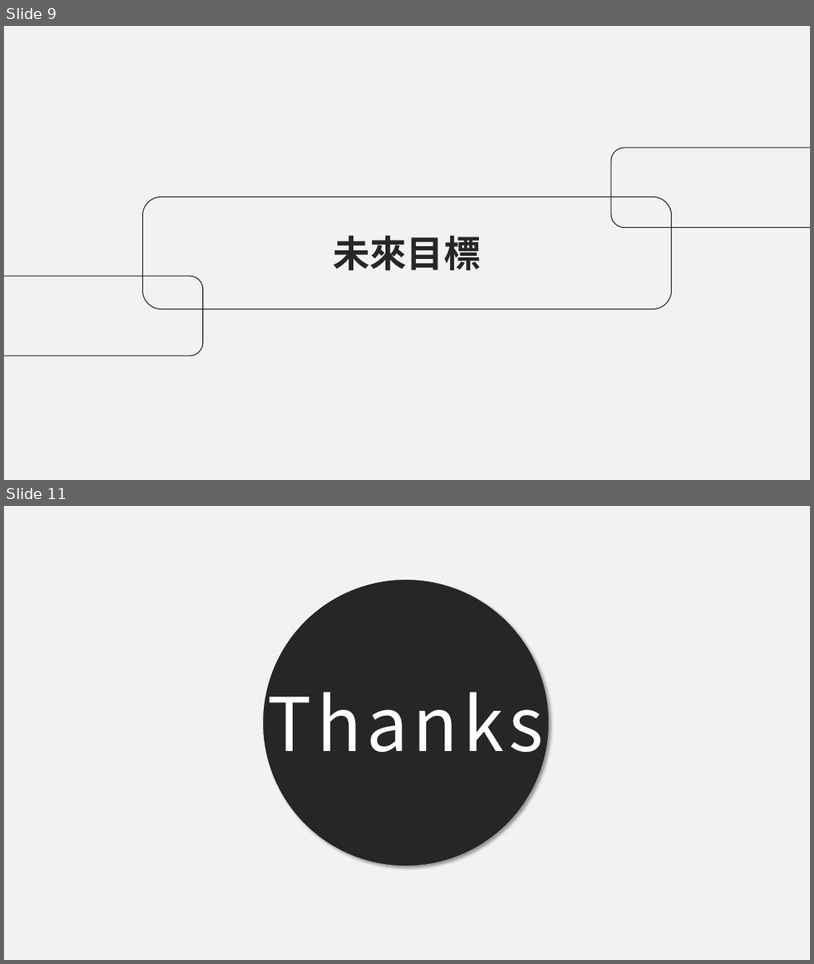
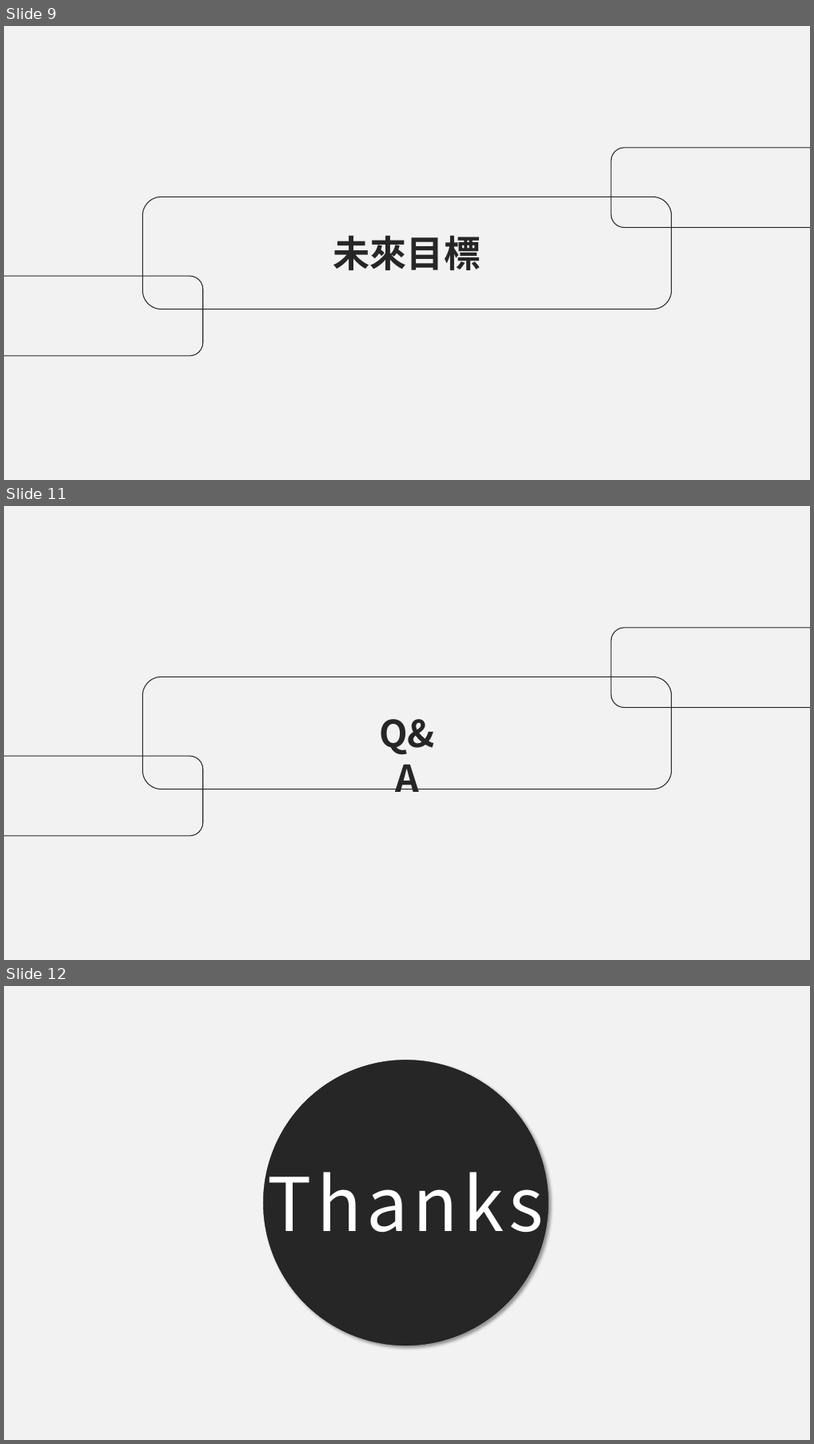
Before and after one commit to AvisTsai/project_pets, a slide deck: 專題文件/四技第110403組-Dearfurkid_簡報.pptx. Shown one above the other, each under a label of ours: slides 9 and 11 before the commit, slides 9, 11 and 12 after it; the slides between them are not shown. The pictures are 814x964 and 814x1444 pixels, drawn with LibreOffice and Linux fonts; fonts in the diff are those of the drawing. Boxes give left, top, right and bottom in pixels: in the first picture for what was removed or moved away, otherwise in the second. Text is boxed around its words. In the diff, an @@ line names an element or a change of style, - is before the commit and + after.

```diff
--- a/專題文件/四技第110403組-Dearfurkid_簡報.pptx
+++ b/專題文件/四技第110403組-Dearfurkid_簡報.pptx
@@ slide 11 added at <box>4,506,810,960</box>, background #F2F2F2 @@
@@ rounded rectangle added at <box>611,628,810,708</box>, outline #262626 1 pt @@
@@ rounded rectangle added at <box>142,676,672,788</box>, outline #262626 1 pt @@
@@ text added at <box>379,719,435,792</box>, 44 pt, text #262626, bold @@
+Q&A
@@ rounded rectangle added at <box>4,756,203,836</box>, outline #262626 1 pt @@
@@ what was slide 11 is now slide 12 @@
```
Also in this commit, not shown: 5 slides changed, 4 other slides added, 6 slides removed, 24 other files.
